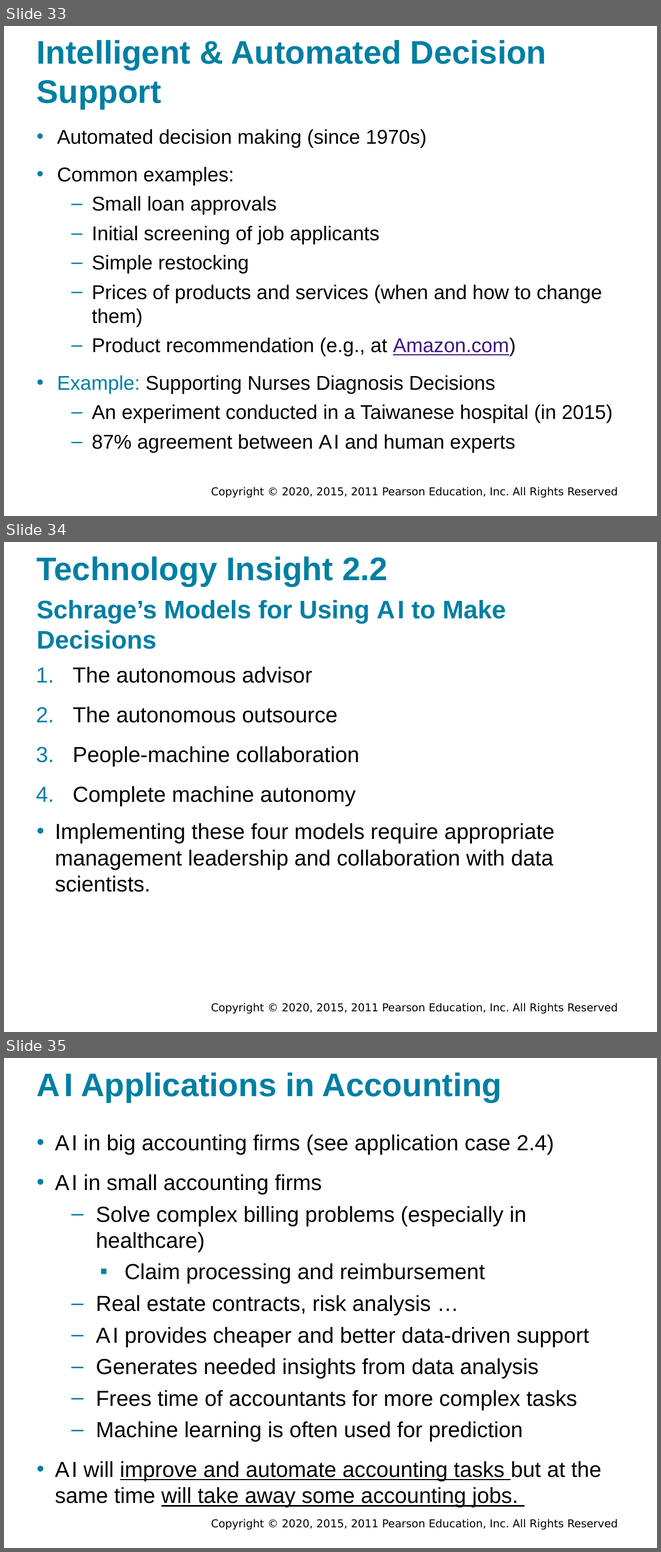
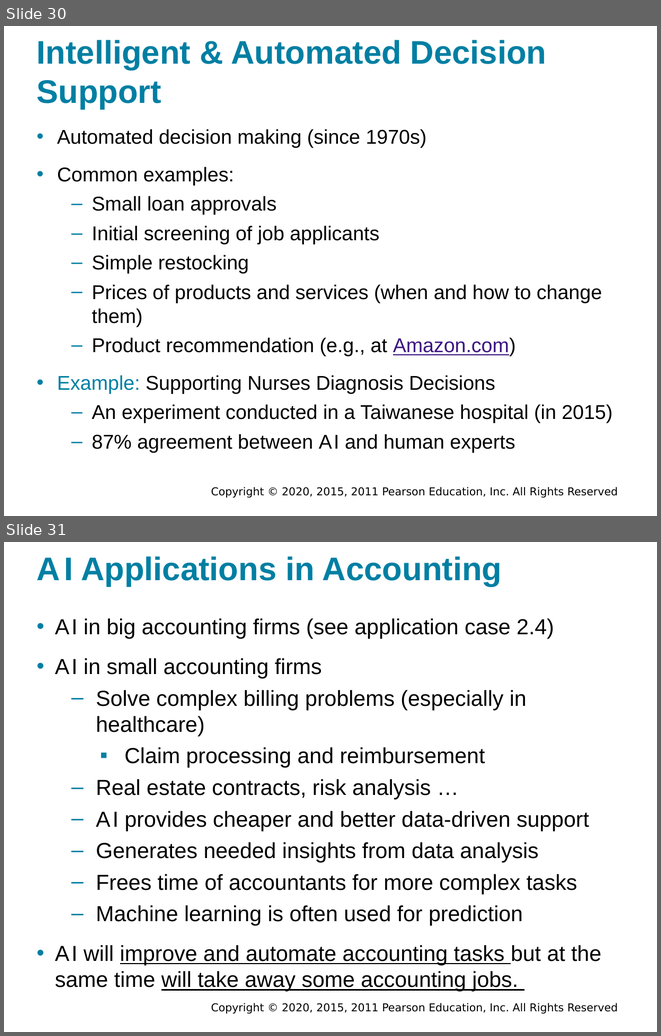
Before and after one commit to walkman617/DS2021, a slide deck: Slides/Sharda_11e_full_accessible_ppt_02.pptx. Shown one above the other, each under a label of ours: slides 33, 34 and 35 before the commit, slides 30 and 31 after it. The pictures are 661x1552 and 661x1036 pixels, drawn with LibreOffice and Linux fonts; fonts in the diff are those of the drawing; background and template pictures are left out. Boxes give left, top, right and bottom in pixels: in the first picture for what was removed or moved away, otherwise in the second. Text is boxed around its words. In the diff, an @@ line names an element or a change of style, - is before the commit and + after.

```diff
--- a/Slides/Sharda_11e_full_accessible_ppt_02.pptx
+++ b/Slides/Sharda_11e_full_accessible_ppt_02.pptx
@@ slide 34 removed at (4,542,657,1032), background #FFFFFF; not listed: 1 template element that a slide beside it also shows @@
@@ title removed at (37,556,388,586) @@
-Technology Insight 2.2
@@ text removed at (37,600,506,649) @@
-Schrage’s Models for Using A I to Make Decisions
@@ text removed at (73,667,360,806) @@
-1. The autonomous advisor
-2. The autonomous outsource
-3. People-machine collaboration
-4. Complete machine autonomy
@@ text removed at (55,823,555,892) @@
-• Implementing these four models require appropriate management leadership and collaboration with data scientists.
@@ what was slide 33 is now slide 30 @@
@@ what was slide 35 is now slide 31 @@
```
Also in this commit, not shown: 7 other slides removed.
